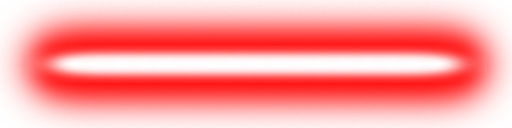
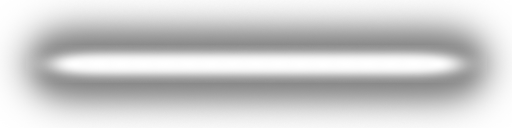
Before/after of a (512, 128) layered artwork. What changed in the layer stack:
painted on "Layer 1" over bbox(0, 0, 512, 128)
